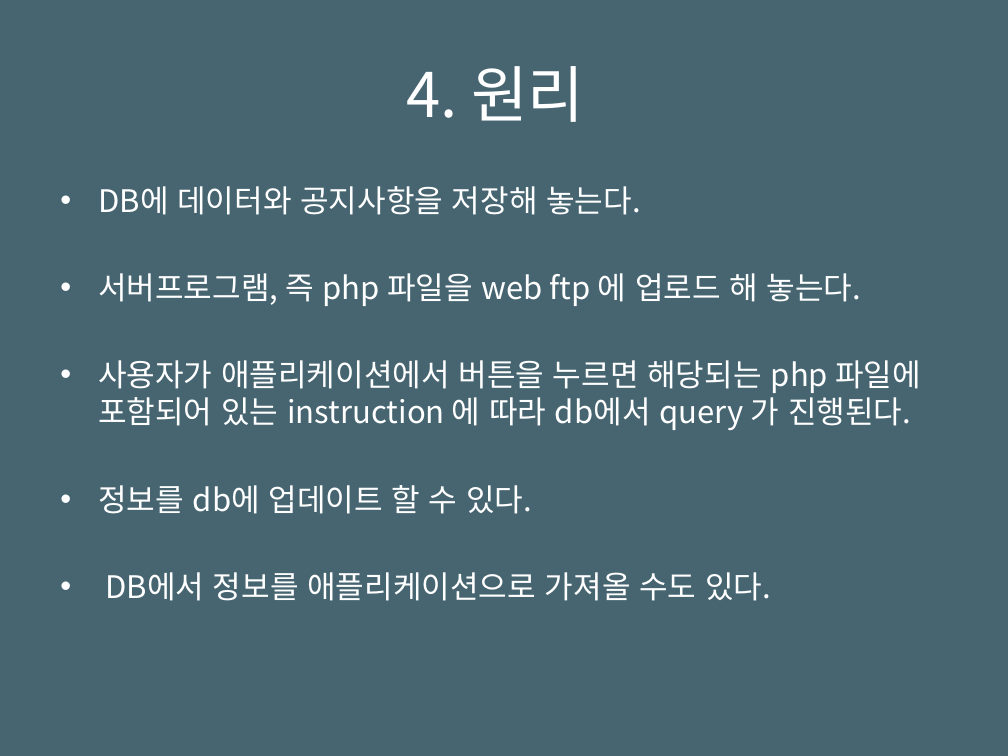
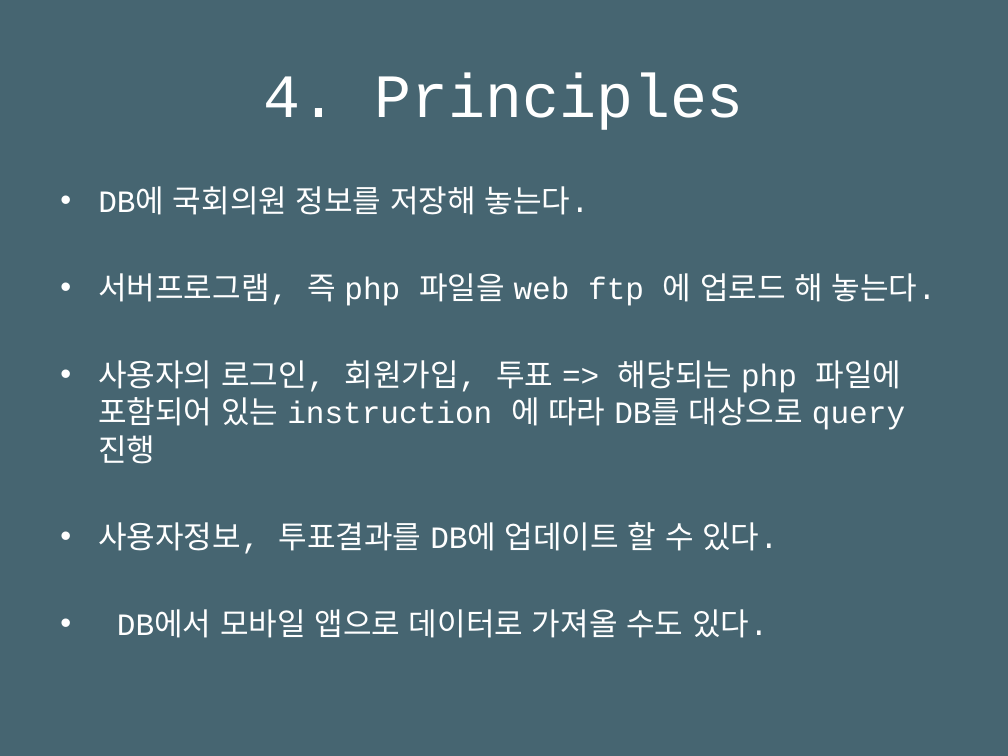
Before and after one commit to csheesun/Politico-Review, a slide deck: slide 5 of PoliticoReview_docs/발표자료(Presentation Meterials)_1410641_이희선.pptx (slide 7 before the commit). Drawn at 1008x756 pixels with LibreOffice and Linux fonts; fonts in the diff are those of the drawing. Boxes give left, top, right and bottom in pixels: in the first picture for what was removed or moved away, otherwise in the second. Text is boxed around its words. In the diff, an @@ line names an element or a change of style, - is before the commit and + after.

```diff
--- a/PoliticoReview_docs/발표자료(Presentation Meterials)_1410641_이희선.pptx
+++ b/PoliticoReview_docs/발표자료(Presentation Meterials)_1410641_이희선.pptx
@@ title at [264, 74, 744, 130]: text changed; font Noto Sans CJK KR to Courier New @@
-4. 원리
+4. Principles
@@ text at [98, 186, 590, 215]: text changed; font Noto Sans CJK KR to Courier New @@
-• DB에 데이터와 공지사항을 저장해 놓는다.
+• DB에 국회의원 정보를 저장해 놓는다.
@@ text at [98, 273, 937, 306]: font Noto Sans CJK KR to Courier New in "서버프로그램, 즉 php 파일을 web ftp 에 ..." @@
@@ text at [98, 360, 905, 638]: text changed; font Noto Sans CJK KR to Courier New @@
-• 사용자가 애플리케이션에서 버튼을 누르면 해당되는 php 파일에 포함되어 있는 instruction 에 따라 db에서 query 가 진행된다.
-• 정보를 db에 업데이트 할 수 있다.
-• DB에서 정보를 애플리케이션으로 가져올 수도 있다.
+• 사용자의 로그인, 회원가입, 투표 => 해당되는 php 파일에 포함되어 있는 instruction 에 따라 DB를 대상으로 query 진행
+• 사용자정보, 투표결과를 DB에 업데이트 할 수 있다.
+• DB에서 모바일 앱으로 데이터로 가져올 수도 있다.
```
Also in this commit, not shown: 7 other slides changed, 1 slide added, 1 slide removed, 13 other files.
